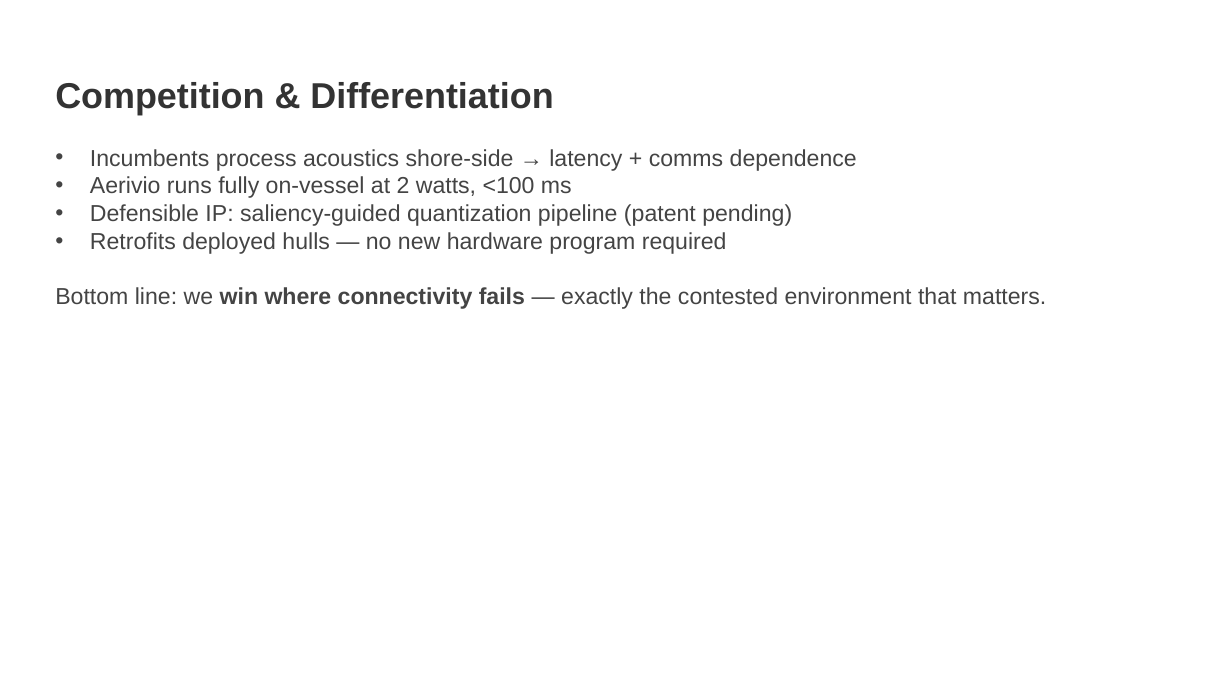
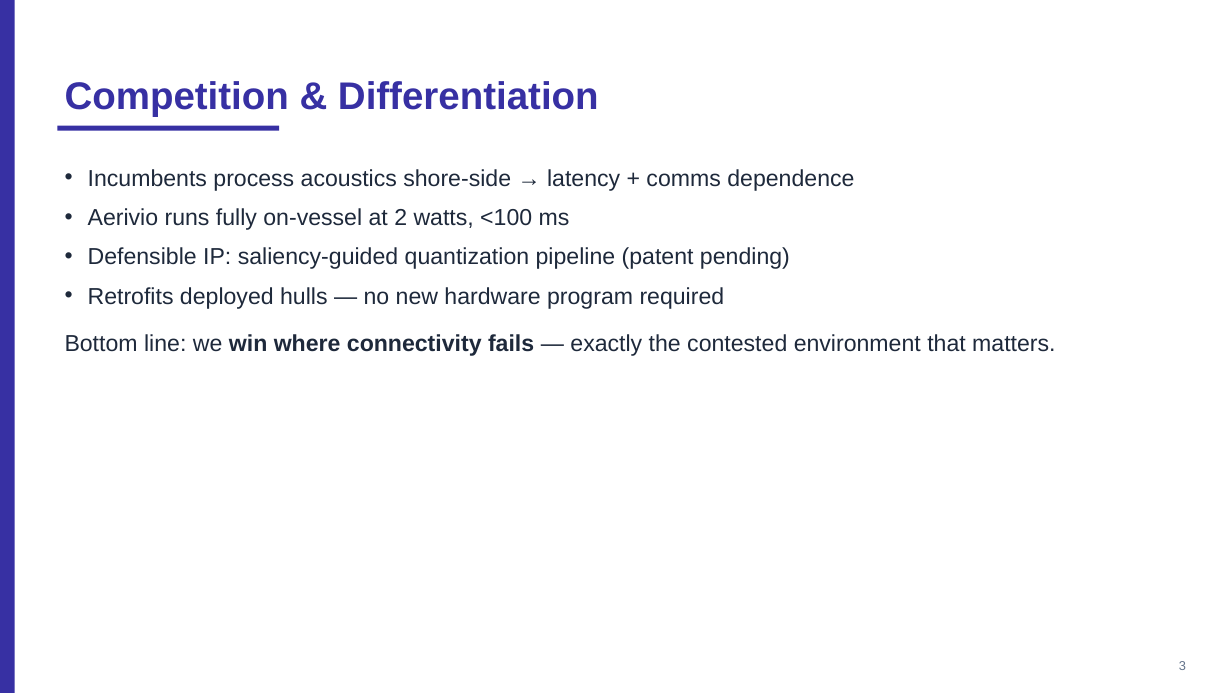
Before and after one commit to ubi-wagner/govwin, a slide deck: slide 3 of docs/sample-proposal/Aerivio_Commercialization.pptx. Drawn at 1232x693 pixels with LibreOffice and Linux fonts; fonts in the diff are those of the drawing. Boxes give left, top, right and bottom in pixels: in the first picture for what was removed or moved away, otherwise in the second. Text is boxed around its words. In the diff, an @@ line names an element or a change of style, - is before the commit and + after.

```diff
--- a/docs/sample-proposal/Aerivio_Commercialization.pptx
+++ b/docs/sample-proposal/Aerivio_Commercialization.pptx
@@ rectangle added at <box>0,0,15,693</box>, fill #3730A3 @@
@@ text "Competition & Differentiation": place and size @@
-text "Competition & Differentiation" at <box>55,82,553,115</box>
+text "Competition & Differentiation" at <box>65,81,599,117</box>
@@ text "Competition & Differentiation" at <box>65,81,599,117</box>: size 28 to 30 pt, text colour #333333 to #3730A3 @@
@@ rectangle added at <box>57,126,279,131</box>, fill #3730A3 @@
@@ text "Incumbents process acoustics shore-side → ...": place and size @@
-text "Incumbents process acoustics shore-side → ..." at <box>90,149,857,254</box>
+text "Incumbents process acoustics shore-side → ..." at <box>88,169,854,309</box>
@@ text "Incumbents process acoustics shore-side → ..." at <box>88,169,854,309</box>: text colour #444444 to #1E293B; indent changed; line spacing 1 to 1.05; more space between paragraphs @@
@@ text "Bottom line: we win where ...": place and size @@
-text "Bottom line: we win where ..." at <box>55,287,1046,309</box>
+text "Bottom line: we win where ..." at <box>65,334,1055,356</box>
@@ text "Bottom line: we win where ..." at <box>65,334,1055,356</box>: text colour #444444 to #1E293B @@
@@ text added at <box>1179,661,1186,670</box>, 10 pt, text #64748B @@
+3
```
Also in this commit, not shown: 4 other slides changed, 25 other files.
